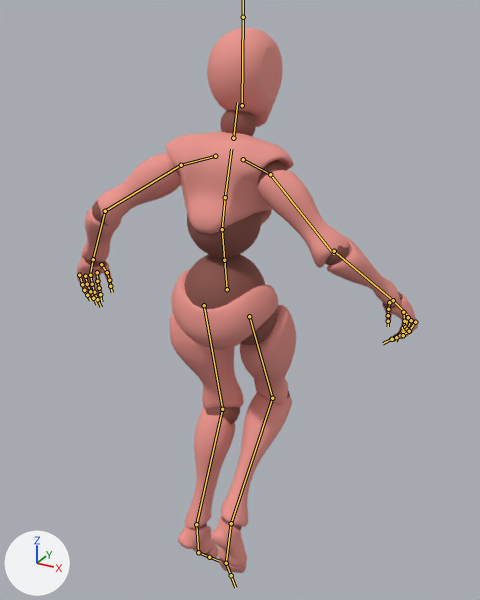
The FBX model Project SSD/Assets/Models/UnityChanSD/Animation/Q-Player@Floating Animation.fbx: old version first, new version second.
Rendered twice from a camera (50 mm lens) standing at (0.942, -1.618, 1.93) and looking at (0.003, 0.09, 1.076). Every picture has the same lights, and +X, +Y and +Z are marked at lower left. Both versions are drawn at frame 35 of the action 'Armature|Float'; the numbers are the values there. The bones that bend it are drawn over the model as lines.

Names of what the first picture shows: 'Beta_Joints', 'Beta_Surface'.
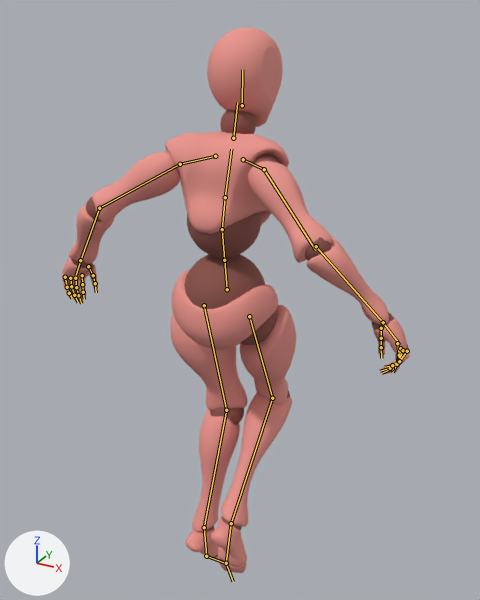
Boxes [x1, y1, x2, y2] around the edits, measured in the pictures (480 x 600 px):
'Beta_Surface', posed: before [77, 27, 418, 573]; after [62, 27, 410, 573]
'Beta_Joints', posed: before [78, 110, 416, 564]; after [63, 110, 409, 564]
bone 'mixamorig:RightShoulder', root to tip: before (243, 159) to (270, 174); after (243, 159) to (264, 169)
bone 'mixamorig:LeftShoulder', root to tip: before (215, 156) to (181, 165); after (215, 156) to (180, 164)
bone 'mixamorig:LeftUpLeg', root to tip: before (204, 305) to (222, 409); after (204, 305) to (226, 410)

The change in detail:
Bone 'mixamorig:RightShoulder' (bone_mixamorig_rightshoulder) turns from (17, -3, -4) to (14, -18, 9) degrees about its own x, y and z.
Bone 'mixamorig:LeftShoulder' (bone_mixamorig_leftshoulder) turns from (19, 3, 4) to (18, 8, 1) degrees about its own x, y and z.
Bone 'mixamorig:LeftUpLeg' (bone_mixamorig_leftupleg) turns from (4, 9, -1) to (4, 9, -3) degrees about its own x, y and z.
